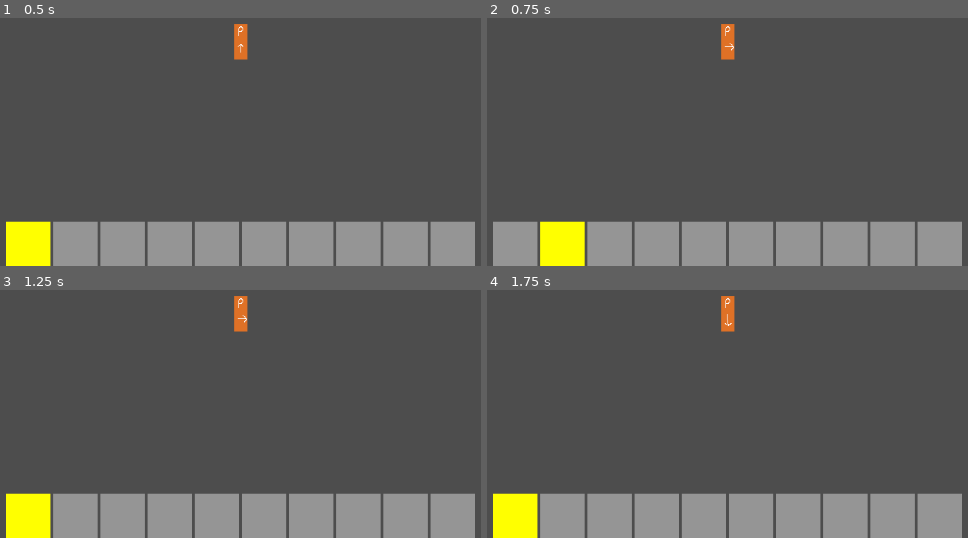
Above: before the commit, frames 1-4 (two rows, left to right).
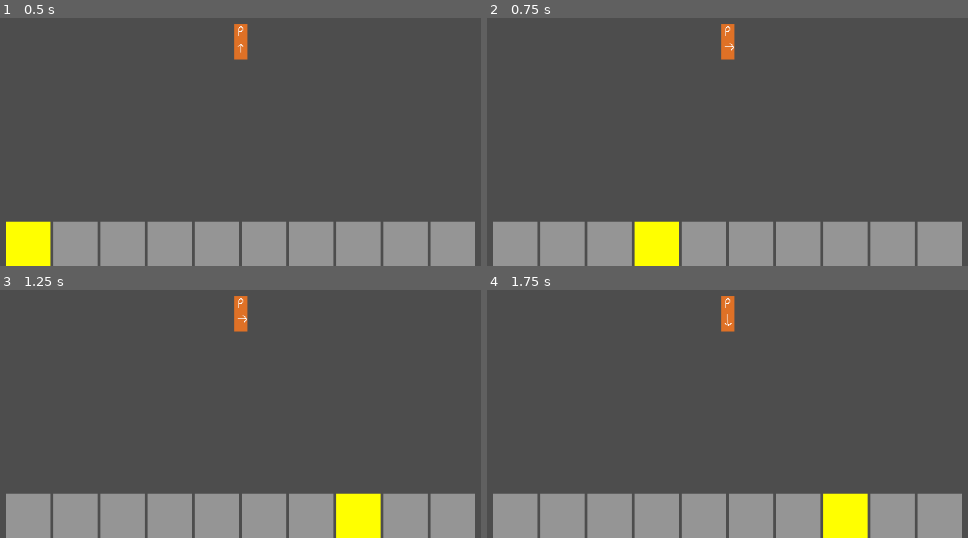
Above: after the commit, the same moments.

Repository: ellis-matthew4/farming-game-framework
Game: Godot game, scene res://scenes/player.tscn
The game is run twice, just before and just after one commit, with the same random seed, the same clock (stepped at 60 frames per second) and the same inputs. The project has no main scene, so this scene is started directly.
Inputs (mouse positions are in pixels of both pictures, inside the frame that each line leads up to):
- Up to frame 1 (0.5 s): no input
- Up to frame 2 (0.75 s): tap Enter at 0.5 s; move the mouse to (905, 18) at 0.52 s; hold D (move_right) from 0.53 s (still down); tap Mouse wheel down (ui_mwd) at 0.6 s
- Up to frame 3 (1.25 s): keep holding D (move_right); tap Mouse wheel up (ui_mwu) at 0.8 s
- Up to frame 4 (1.75 s): move the mouse to (568, 337) at 1.27 s; release D (move_right) at 1.28 s; hold S (move_down) from 1.28 s (still down); tap Mouse wheel up (ui_mwu) at 1.35 s; tap Mouse wheel down (ui_mwd) at 1.55 s

Frame 1 is identical in both runs. In frame 2, 3.4% of the frame differs, in the area x 11-40%, y 81-100%; in frame 3, 3.4%; in frame 4, 3.4%.

Commit message:
Improved quick inventory implementation and controls

Diff:
--- a/src/project.godot
+++ b/src/project.godot
@@ -20,35 +20,41 @@
 
 [input]
 
+ui_accept={
+"deadzone": 0.5,
+"events": []
+}
+ui_select={
+"deadzone": 0.5,
+"events": []
+}
+ui_cancel={
+"deadzone": 0.5,
+"events": []
+}
 ui_focus_next={
 "deadzone": 0.5,
-"events": [Object(InputEventJoypadMotion,"resource_local_to_scene":false,"resource_name":"","device":-1,"axis":2,"axis_value":1.0,"script":null)
-]
+"events": []
 }
 ui_focus_prev={
 "deadzone": 0.5,
-"events": [Object(InputEventJoypadMotion,"resource_local_to_scene":false,"resource_name":"","device":-1,"axis":2,"axis_value":-1.0,"script":null)
-]
+"events": []
 }
 ui_left={
 "deadzone": 0.5,
-"events": [Object(InputEventJoypadButton,"resource_local_to_scene":false,"resource_name":"","device":-1,"button_index":13,"pressure":0.0,"pressed":true,"script":null)
-]
+"events": []
 }
 ui_right={
 "deadzone": 0.5,
-"events": [Object(InputEventJoypadButton,"resource_local_to_scene":false,"resource_name":"","device":-1,"button_index":14,"pressure":0.0,"pressed":true,"script":null)
-]
+"events": []
 }
 ui_up={
 "deadzone": 0.5,
-"events": [Object(InputEventJoypadButton,"resource_local_to_scene":false,"resource_name":"","device":-1,"button_index":11,"pressure":0.0,"pressed":true,"script":null)
-]
+"events": []
 }
 ui_down={
 "deadzone": 0.5,
-"events": [Object(InputEventJoypadButton,"resource_local_to_scene":false,"resource_name":"","device":-1,"button_index":12,"pressure":0.0,"pressed":true,"script":null)
-]
+"events": []
 }
 ui_mwu={
 "deadzone": 0.5,
@@ -96,6 +102,34 @@
 , Object(InputEventKey,"resource_local_to_scene":false,"resource_name":"","device":-1,"window_id":0,"alt_pressed":false,"shift_pressed":false,"ctrl_pressed":false,"meta_pressed":false,"pressed":false,"keycode":0,"physical_keycode":4194325,"key_label":0,"unicode":0,"echo":false,"script":null)
 ]
 }
+ux_left={
+"deadzone": 0.5,
+"events": [Object(InputEventKey,"resource_local_to_scene":false,"resource_name":"","device":-1,"window_id":0,"alt_pressed":false,"shift_pressed":false,"ctrl_pressed":false,"meta_pressed":false,"pressed":false,"keycode":0,"physical_keycode":65,"key_label":0,"unicode":97,"echo":false,"script":null)
+, Object(InputEventJoypadButton,"resource_local_to_scene":false,"resource_name":"","device":-1,"button_index":13,"pressure":0.0,"pressed":true,"script":null)
+, Object(InputEventJoypadMotion,"resource_local_to_scene":false,"resource_name":"","device":-1,"axis":2,"axis_value":-1.0,"script":null)
+]
+}
+ux_right={
+"deadzone": 0.5,
+"events": [Object(InputEventKey,"resource_local_to_scene":false,"resource_name":"","device":-1,"window_id":0,"alt_pressed":false,"shift_pressed":false,"ctrl_pressed":false,"meta_pressed":false,"pressed":false,"keycode":0,"physical_keycode":68,"key_label":0,"unicode":100,"echo":false,"script":null)
+, Object(InputEventJoypadButton,"resource_local_to_scene":false,"resource_name":"","device":-1,"button_index":14,"pressure":0.0,"pressed":true,"script":null)
+, Object(InputEventJoypadMotion,"resource_local_to_scene":false,"resource_name":"","device":-1,"axis":2,"axis_value":1.0,"script":null)
+]
+}
+ux_up={
+"deadzone": 0.5,
+"events": [Object(InputEventKey,"resource_local_to_scene":false,"resource_name":"","device":-1,"window_id":0,"alt_pressed":false,"shift_pressed":false,"ctrl_pressed":false,"meta_pressed":false,"pressed":false,"keycode":0,"physical_keycode":87,"key_label":0,"unicode":119,"echo":false,"script":null)
+, Object(InputEventJoypadButton,"resource_local_to_scene":false,"resource_name":"","device":-1,"button_index":11,"pressure":0.0,"pressed":true,"script":null)
+, Object(InputEventJoypadMotion,"resource_local_to_scene":false,"resource_name":"","device":-1,"axis":3,"axis_value":-1.0,"script":null)
+]
+}
+ux_down={
+"deadzone": 0.5,
+"events": [Object(InputEventKey,"resource_local_to_scene":false,"resource_name":"","device":-1,"window_id":0,"alt_pressed":false,"shift_pressed":false,"ctrl_pressed":false,"meta_pressed":false,"pressed":false,"keycode":0,"physical_keycode":83,"key_label":0,"unicode":115,"echo":false,"script":null)
+, Object(InputEventJoypadButton,"resource_local_to_scene":false,"resource_name":"","device":-1,"button_index":12,"pressure":0.0,"pressed":true,"script":null)
+, Object(InputEventJoypadMotion,"resource_local_to_scene":false,"resource_name":"","device":-1,"axis":3,"axis_value":1.0,"script":null)
+]
+}
 
 [rendering]
 
--- a/src/scenes/Menus/quick_inventory.tscn
+++ b/src/scenes/Menus/quick_inventory.tscn
@@ -4,6 +4,7 @@
 
 [node name="quick_inventory" type="Control"]
 layout_mode = 3
+anchors_preset = 7
 anchor_left = 0.5
 anchor_top = 1.0
 anchor_right = 0.5
--- a/src/scripts/quick_inventory_slot.gd
+++ b/src/scripts/quick_inventory_slot.gd
@@ -15,13 +15,17 @@
 func _process(delta):
 	if focused and Globals.can_accept_mw_input:
 		if Input.is_action_just_released("ui_mwu"):
-			get_node("../ColorRect" + str(_get_previous_index())).grab_focus()
-			Globals.can_accept_mw_input = false
-			_wait_and_reset()
+			get_node(focus_previous).grab_focus()
+			_wait_and_reset(0.01)
 		elif Input.is_action_just_released("ui_mwd"):
-			get_node("../ColorRect" + str(_get_next_index())).grab_focus()
-			Globals.can_accept_mw_input = false
-			_wait_and_reset()
+			get_node(focus_next).grab_focus()
+			_wait_and_reset(0.01)
+		elif Input.is_action_pressed("ux_left"):
+			get_node(focus_previous).grab_focus()
+			_wait_and_reset(0.125)
+		elif Input.is_action_pressed("ux_right"):
+			get_node(focus_next).grab_focus()
+			_wait_and_reset(0.125)
 
 
 func _on_focus_entered():
@@ -32,18 +36,7 @@
 	color = Color.from_string("#959595", Color.DARK_GRAY)
 	focused = false
 
-func _wait_and_reset():
-	await get_tree().create_timer(0.01).timeout
+func _wait_and_reset(timeout):
+	Globals.can_accept_mw_input = false
+	await get_tree().create_timer(timeout).timeout
 	Globals.can_accept_mw_input = true
-
-func _get_next_index():
-	if index == 10:
-		return 1
-	else:
-		return index + 1
-
-func _get_previous_index():
-	if index == 1:
-		return 10
-	else:
-		return index - 1
